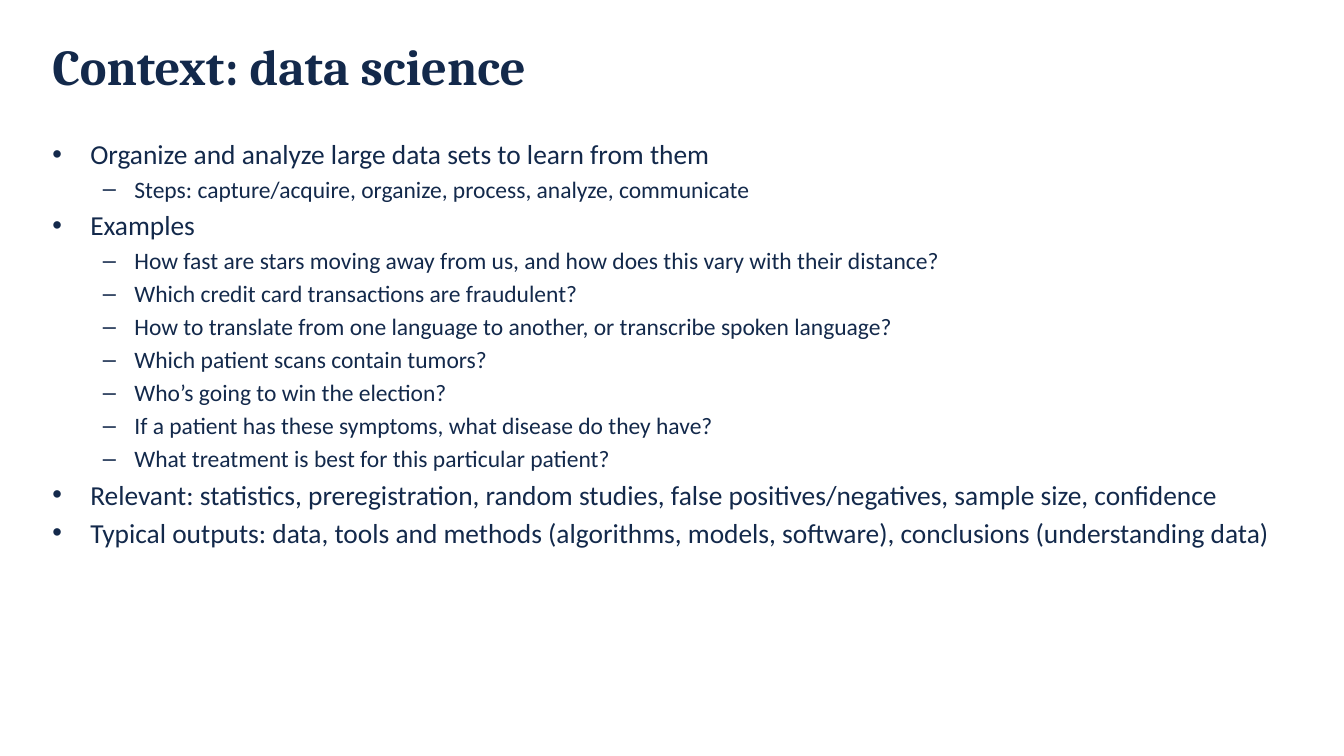
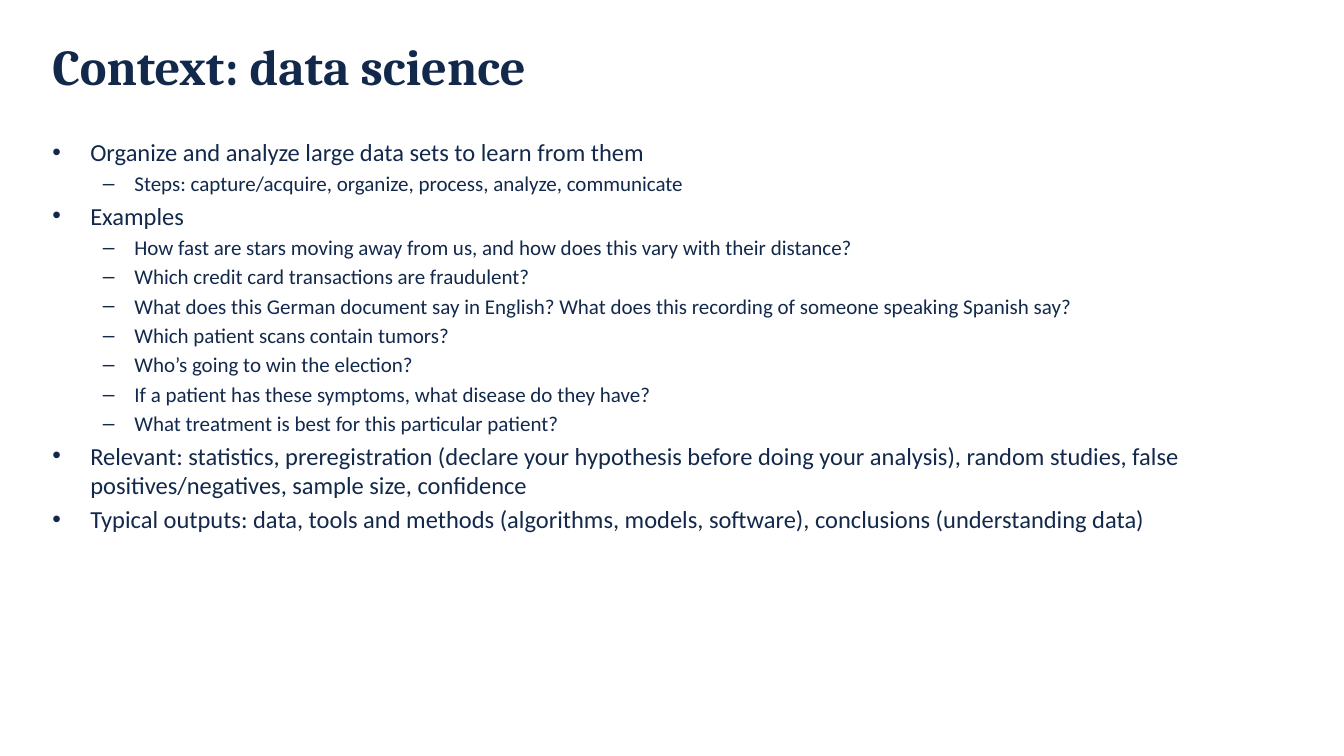
Before and after one commit to danielskatz/repro-fdtd1d, a slide deck: slide 5 of Computational_Reproducibility.pptx. Drawn at 1344x756 pixels with LibreOffice and Linux fonts; fonts in the diff are those of the drawing; background and template pictures are left out. Boxes give left, top, right and bottom in pixels: in the first picture for what was removed or moved away, otherwise in the second. Text is boxed around its words. In the diff, an @@ line names an element or a change of style, - is before the commit and + after.

```diff
--- a/Computational_Reproducibility.pptx
+++ b/Computational_Reproducibility.pptx
@@ text at box(90, 144, 1143, 533): size 19.6 to 17.5 pt in "Organize and analyze large data sets to ...", "Examples", "Typical outputs: data, tools and methods (algorithms, ..."; size 16.8 to 15 pt in "Steps: capture/acquire, organize, process, analyze, communic ...", "How fast are stars moving away from ...", "Which credit card transactions are fraudulent?", "Which patient scans contain tumors?" and 3 more places @@
@@ text at box(134, 299, 1071, 318): text changed; size 16.8 to 15 pt @@
-  – How to translate from one language to another, or transcribe spoken language?
+  – What does this German document say in English? What does this recording of someone speaking Spanish say?
@@ text at box(90, 447, 1178, 499): text changed; size 19.6 to 17.5 pt @@
-• Relevant: statistics, preregistration, random studies, false positives/negatives, sample size, confidence
+• Relevant: statistics, preregistration (declare your hypothesis before doing your analysis), random studies, false positives/negatives, sample size, confidence
```
Also in this commit, not shown: 22 other slides changed.
